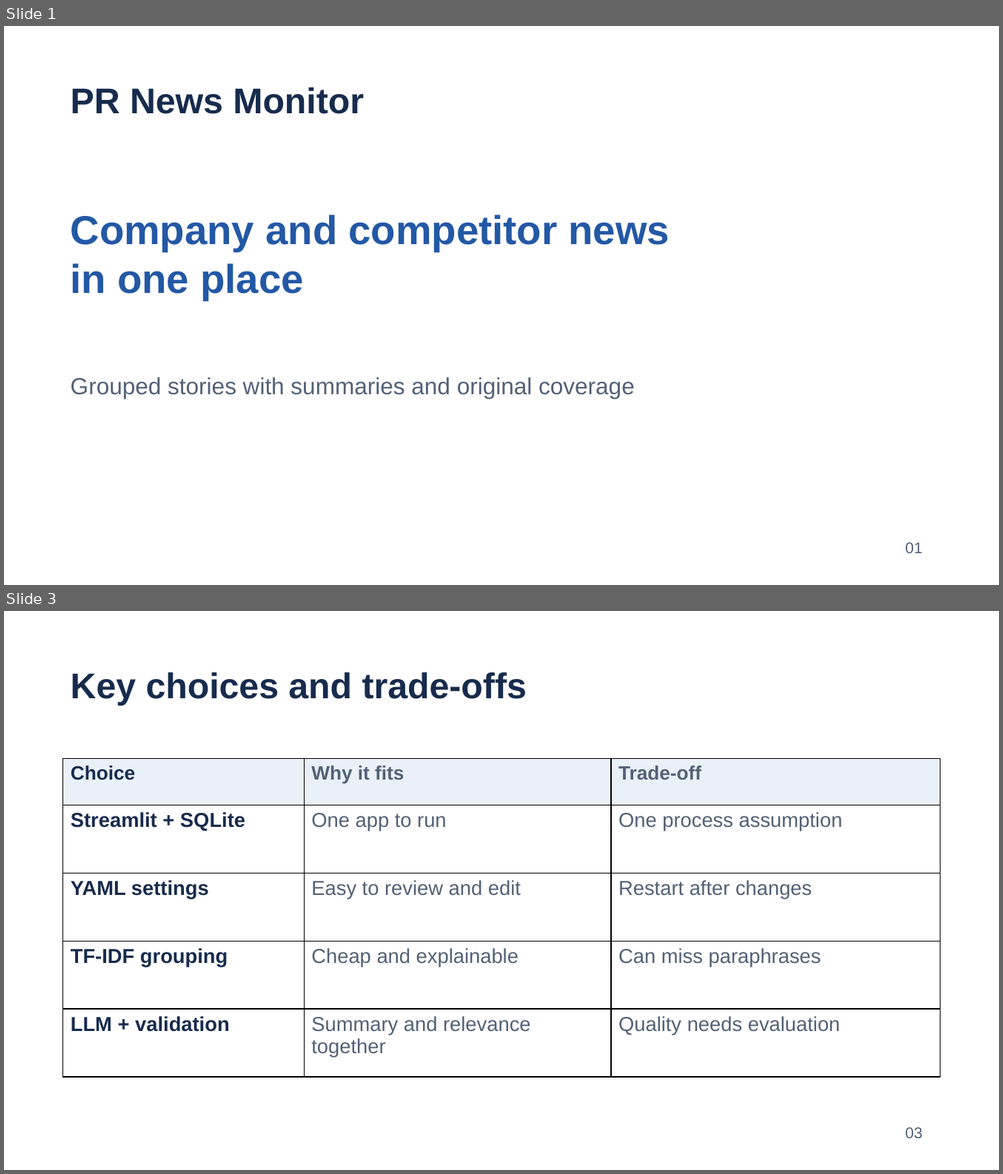
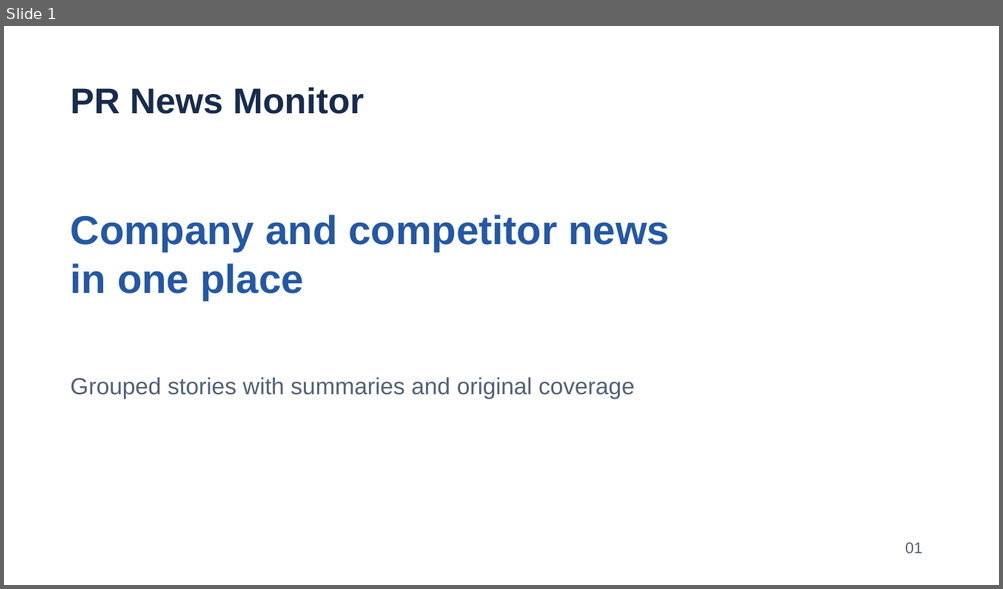
Before and after one commit to emretheus/pr-news-monitor, a slide deck: docs/presentation/pr-news-monitor.pptx. Shown one above the other, each under a label of ours: slides 1 and 3 before the commit, slide 1 after it; the slides between them are not shown. The pictures are 1003x1174 and 1003x589 pixels, drawn with LibreOffice and Linux fonts; fonts in the diff are those of the drawing. Boxes give left, top, right and bottom in pixels: in the first picture for what was removed or moved away, otherwise in the second. Text is boxed around its words. In the diff, an @@ line names an element or a change of style, - is before the commit and + after.

```diff
--- a/docs/presentation/pr-news-monitor.pptx
+++ b/docs/presentation/pr-news-monitor.pptx
@@ slide 3 removed at [4, 611, 999, 1170], background #FFFFFF @@
@@ text removed at [71, 672, 526, 706] @@
-Key choices and trade-offs
@@ table removed at [63, 759, 939, 1077], 5 rows, 3 columns @@
-Choice | Why it fits | Trade-off
-Streamlit + SQLite | One app to run | One process assumption
-YAML settings | Easy to review and edit | Restart after changes
-TF-IDF grouping | Cheap and explainable | Can miss paraphrases
-LLM + validation | Summary and relevance together | Quality needs evaluation
@@ text removed at [905, 1128, 922, 1139] @@
-03
```
Also in this commit, not shown: 4 slides changed, 3 slides added, 5 other files.
